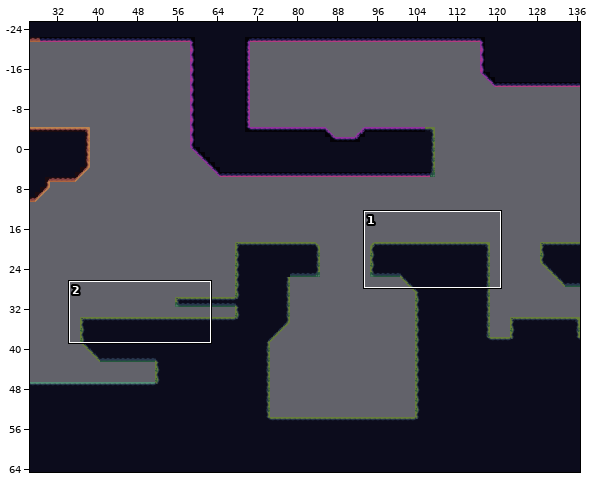
Two versions of a level (Tiled map, UnityProject/CaseFileDream/Assets/CaseFileDream/TileSets/Tiled/Level01/Level01.tmx). The picture above shows the old version from afar; the outline marks the close-up.
Close-up. Before the commit:
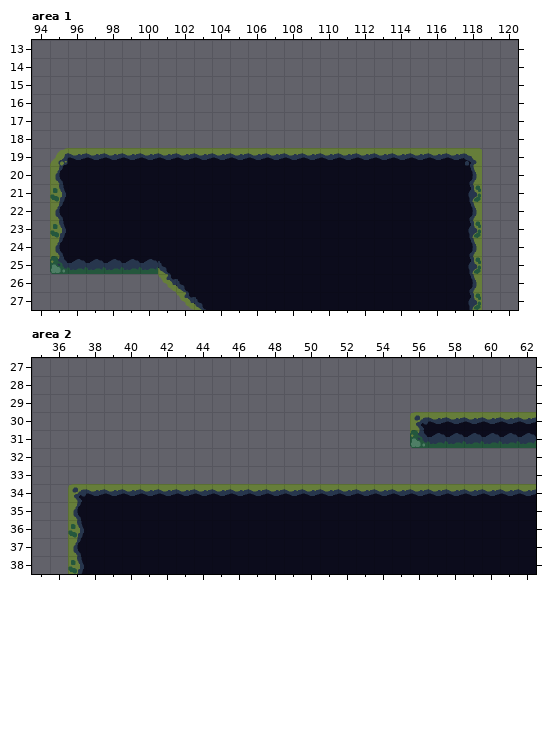
Cells are 32x32 px. Shown: area 1 x 94..120, y 13..27; area 2 x 35..62, y 27..38. The commit also changed other parts of the map, which this record leaves out.
After:
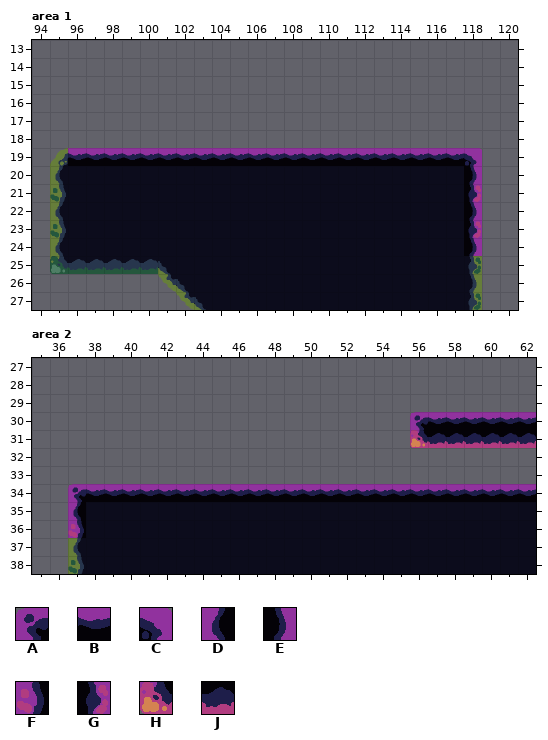
Key: from "MossOverlay": A 0, B 1, C 3, D 8, E 11, F 16, G 19, H 24, J 25.
_ is an empty cell.
The edit:
Layer "Purple overlay", area 1:
y 19: x 96..118 _______________________ -> BBBBBBBBBBBBBBBBBBBBBBC
y 20: x 118 _ -> E
y 21: x 118 _ -> G
y 22: x 118 _ -> E
y 23: x 118 _ -> G
y 24: x 118 _ -> E
Layer "Purple overlay", area 2:
y 30: x 56..62 _______ -> ABBBBBB
y 31: x 56..62 _______ -> HJJJJJJ
y 34: x 37..62 __________________________ -> ABBBBBBBBBBBBBBBBBBBBBBBBB
y 35: x 37 _ -> D
y 36: x 37 _ -> F
Pixel boxes of the changes (left, top, right, bottom) in both close-ups:
added: (68, 148, 482, 256)
added: (410, 412, 536, 448)
added: (68, 484, 536, 538)
